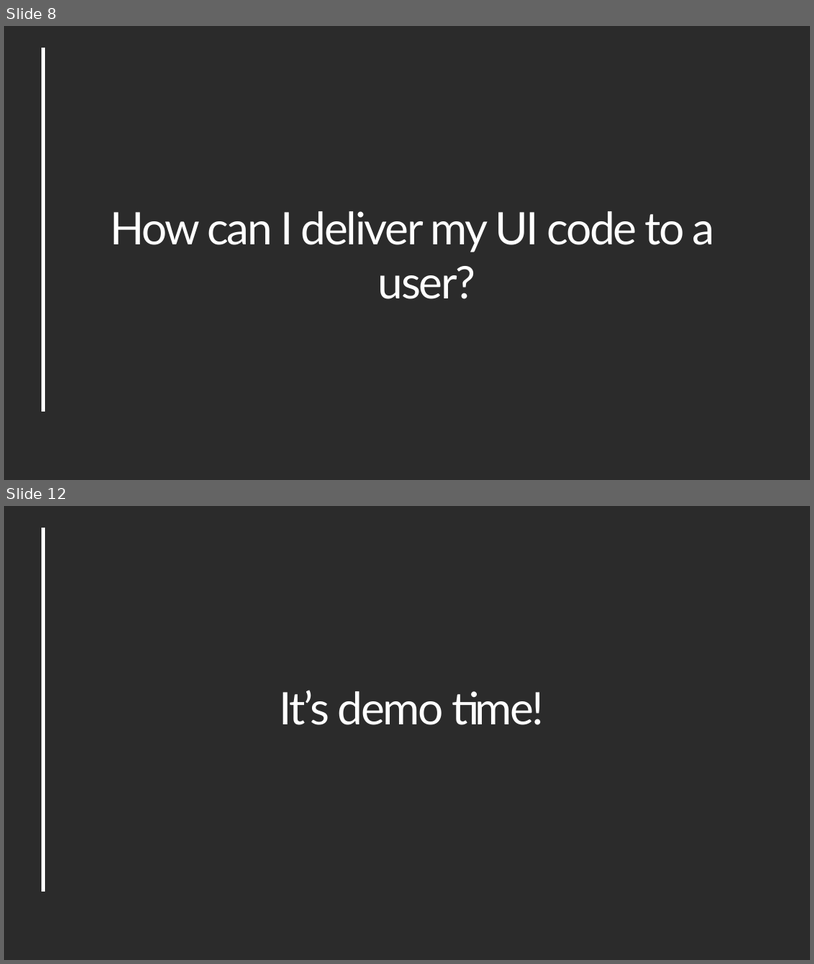
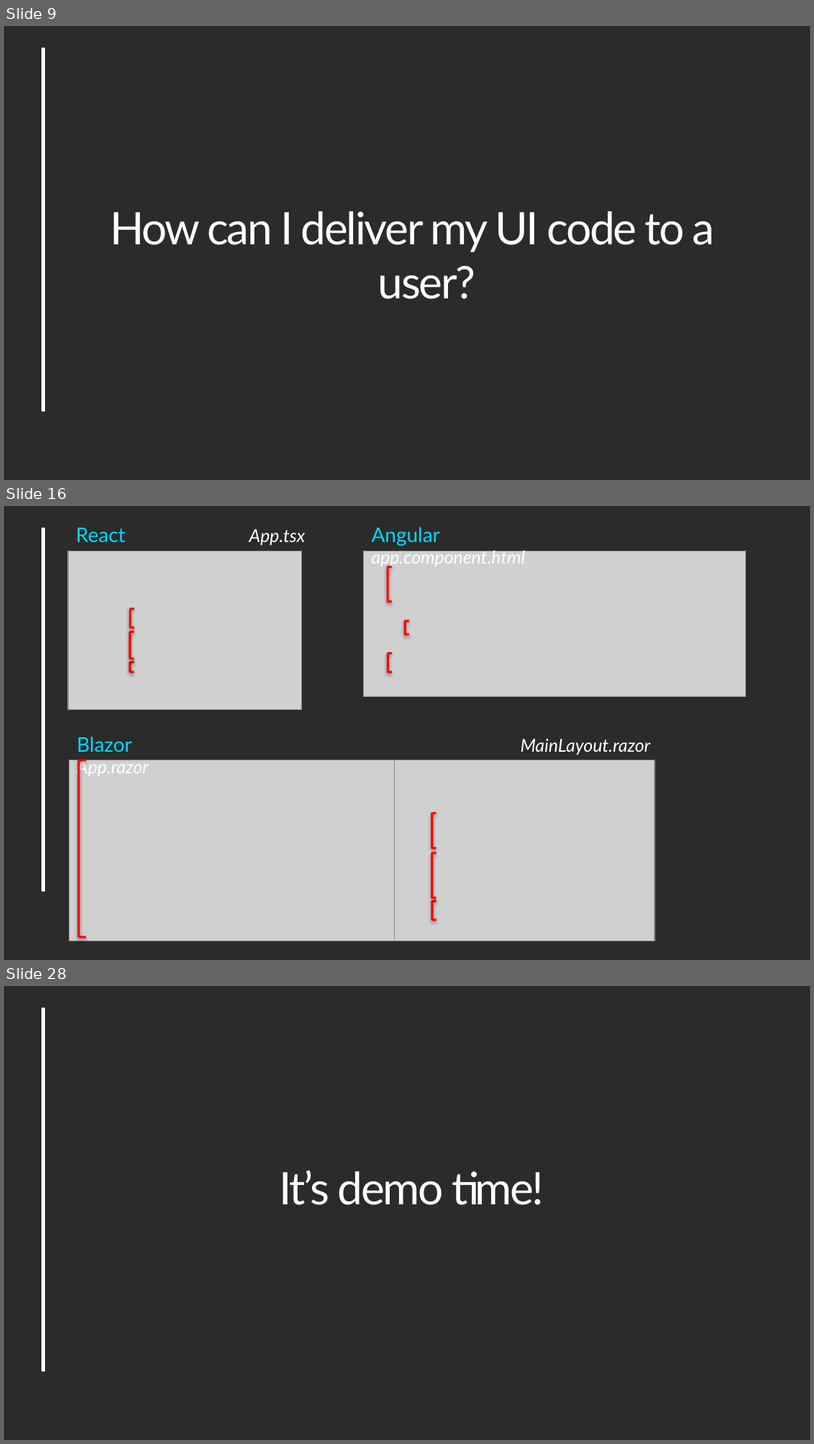
Before and after one commit to Werocky1502/ui-frameworks-comparison, a slide deck: Docs/Blazor VS React Vs Angular.pptx. Shown one above the other, each under a label of ours: slides 8 and 12 before the commit, slides 9, 16 and 28 after it; the slides between them are not shown. The pictures are 814x964 and 814x1444 pixels, drawn with LibreOffice and Linux fonts; fonts in the diff are those of the drawing; grey boxes stand for pictures; background and template pictures are left out; a plain dark background stands for a picture behind light text. Boxes give left, top, right and bottom in pixels: in the first picture for what was removed or moved away, otherwise in the second. Text is boxed around its words. In the diff, an @@ line names an element or a change of style, - is before the commit and + after.

```diff
--- a/Docs/Blazor VS React Vs Angular.pptx
+++ b/Docs/Blazor VS React Vs Angular.pptx
@@ slide 16 added at bbox=[4, 506, 810, 960], background picture (left out); not listed: 1 template element that a slide beside it also shows @@
@@ text added at bbox=[372, 527, 526, 567], 16 pt, text #FFFFFF, italic @@
+Angular app.component.html
@@ text added at bbox=[76, 528, 306, 546], 16 pt, text #FFFFFF, italic @@
+React App.tsx
@@ picture added at bbox=[67, 551, 301, 709] @@
@@ picture added at bbox=[364, 551, 746, 696] @@
@@ left bracket added at bbox=[388, 566, 392, 601], outline #FF0000 2 pt @@
@@ left bracket added at bbox=[131, 608, 134, 627], outline #FF0000 2 pt @@
@@ left bracket added at bbox=[130, 632, 134, 659], outline #FF0000 2 pt @@
@@ left bracket added at bbox=[405, 620, 409, 634], outline #FF0000 2 pt @@
@@ left bracket added at bbox=[388, 653, 392, 672], outline #FF0000 2 pt @@
@@ left bracket added at bbox=[130, 662, 134, 672], outline #FF0000 2 pt @@
@@ text added at bbox=[77, 736, 149, 777], 16 pt, text #FFFFFF, italic @@
+Blazor App.razor
@@ text added at bbox=[521, 739, 651, 754], 16 pt, text #FFFFFF, italic @@
+MainLayout.razor
@@ picture added at bbox=[69, 760, 394, 941] @@
@@ left bracket added at bbox=[79, 760, 86, 937], outline #FF0000 2 pt @@
@@ picture added at bbox=[395, 760, 656, 941] @@
@@ left bracket added at bbox=[432, 813, 436, 848], outline #FF0000 2 pt @@
@@ left bracket added at bbox=[432, 853, 436, 898], outline #FF0000 2 pt @@
@@ left bracket added at bbox=[432, 901, 436, 919], outline #FF0000 2 pt @@
@@ what was slide 8 is now slide 9 @@
@@ what was slide 12 is now slide 28 @@
```
Also in this commit, not shown: 5 slides changed, 15 other slides added.
